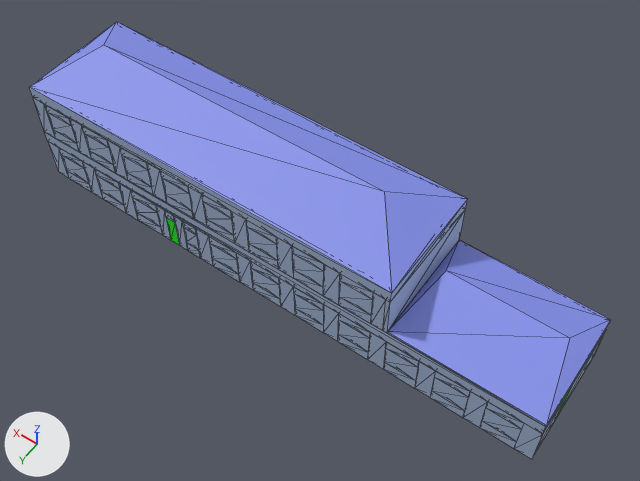
The glTF model src/assets/3d/solid/models/Chlorination_Room.glb, before and after one commit.
One viewpoint serves both versions: a 50 mm camera at (-22.2, 32.2, 48.3) aimed at (0.2, 0.8, -1.0). Every picture has the same lights, and +X, +Y and +Z are marked at lower left. The picture after the commit comes second. Mesh edges are drawn as thin lines. Where no turn or scale is listed for an object, it has been applied to the vertices. Vertices at exactly the same position are counted once.

Names of what the first picture shows: 'Floor1', 'Roof'.
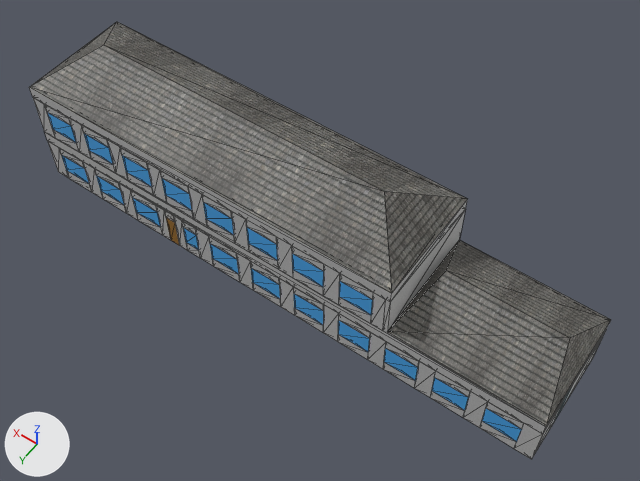
The newer file is also turned or shifted as a whole; pictures and numbers use the older file's frame.

Boxes (x1, y1, x2, y2) around the edits, measured in the pictures (640 x 481 px; the box of a moved part takes in the faces that stretch with it):
```json
{"object": "Roof", "change": "surface changed", "before": [30, 22, 611, 427], "after": [30, 22, 611, 427], "on screen": "blue to grey"}
{"part": 1, "of": "me_mesh_139", "change": "added", "after": [463, 392, 488, 428]}
{"part": 2, "of": "me_mesh_139", "change": "moved or reshaped", "before": [368, 342, 543, 459], "after": [368, 342, 543, 459], "on screen": "mostly hidden"}
{"part": 3, "of": "me_mesh_139", "change": "surface changed", "before": [29, 87, 610, 458], "after": [29, 87, 610, 458]}
{"part": 4, "of": "me_mesh_139", "change": "recoloured", "before": [29, 87, 610, 458], "after": [29, 87, 610, 458]}
{"part": 5, "of": "me_mesh_139", "change": "recoloured", "before": [47, 112, 522, 442], "after": [47, 112, 522, 442]}
```

Edits to the scene script, one JSON object a line:
```json
{"op": "add", "block": "img_ground", "code": ["img_ground = load_image('ground', '_unpacked/ground', 256, 384, 'sRGB')"]}
{"op": "add", "block": "img_window", "code": ["img_window = load_image('window', '_unpacked/window', 512, 512, 'sRGB')"]}
{"op": "add", "block": "img_gate", "code": ["img_gate = load_image('gate', '_unpacked/gate', 1024, 1024, 'sRGB')"]}
{"op": "add", "block": "img_roof1", "code": ["img_roof1 = load_image('roof1', '_unpacked/roof1', 512, 512, 'sRGB')"]}
{"op": "remove", "block": "mat_roof", "code": "mat_roof.base_color = (0.224, 0.271, 0.8)  # blue #828ee7"}
{"op": "add", "block": "mat_roof", "code": "mat_roof.texture = img_roof1"}
{"op": "add", "block": "mat_ground", "code": ["mat_ground = principled_material('ground')", "mat_ground.texture = img_ground", "mat_ground.roughness = 0.553"]}
{"op": "add", "block": "mat_window", "code": ["mat_window = principled_material('window')", "mat_window.texture = img_window", "mat_window.roughness = 0.553"]}
{"op": "add", "block": "mat_gate", "code": ["mat_gate = principled_material('gate')", "mat_gate.texture = img_gate", "mat_gate.roughness = 0.553"]}
{"block": "me_mesh_139", "where": "# used by ob_floor1; location = (0.0, 0.0, 0.0)"}
{"op": "remove", "block": "me_mesh_139", "code": "me_mesh_139.from_pydata(...)  # 800 vertices, 2284 faces; spans x -19.3..23.7, y -4.6..4.7, z -5.4..3.8"}
{"op": "add", "block": "me_mesh_139", "code": "me_mesh_139.from_pydata(...)  # 822 vertices, 2304 faces; spans x -19.3..23.7, y -4.6..4.7, z -5.4..3.8"}
{"block": "me_mesh_139", "change": "me_mesh_139 part 1: a new loose piece, a box spanning x -15.47..-14.21, y 4.42..4.66, z -5.39..-1.79, in mat_ground (picture img_ground)"}
{"block": "me_mesh_139", "change": "me_mesh_139 part 2"}
{"block": "me_mesh_139", "change": "14 vertices are removed from x -18.9..23.7, y -4.4..4.4, z -5.4..2.8"}
{"block": "me_mesh_139", "change": "181 faces are deleted"}
{"block": "me_mesh_139", "change": "16 vertices are added at x -18.0..-7.9, y 4.4..4.7, z -5.4..-1.8"}
{"block": "me_mesh_139", "change": "12 new vertices lie (0.0, 0.0, -0.8) away from vertices in x -9.2..-3.4, y -3.7..-2.1, z -1.8"}
{"block": "me_mesh_139", "change": "153 new faces join them, mat_ground (picture img_ground)"}
{"block": "me_mesh_139", "change": "36 new faces join them, mat_door (picture img_door)"}
{"block": "me_mesh_139", "change": "me_mesh_139 part 3: 2103 kept faces spanning x -19.3..23.7, y -4.6..4.7, z -5.4..3.8 get new texture (UV) coordinates"}
{"block": "me_mesh_139", "change": "me_mesh_139 part 4: 1581 faces spanning x -19.3..23.7, y -4.6..4.7, z -5.4..3.8 switch from mat_wall (blue #afc2e3) to mat_ground (picture img_ground)"}
{"block": "me_mesh_139", "change": "me_mesh_139 part 5: 456 faces spanning x -18.0..22.4, y -4.6..4.7, z -4.4..2.0 switch from mat_wall (blue #afc2e3) to mat_window (picture img_window)"}
{"op": "add", "block": "me_mesh_139", "code": "me_mesh_139.materials.append(mat_gate)  # picture img_gate"}
```
